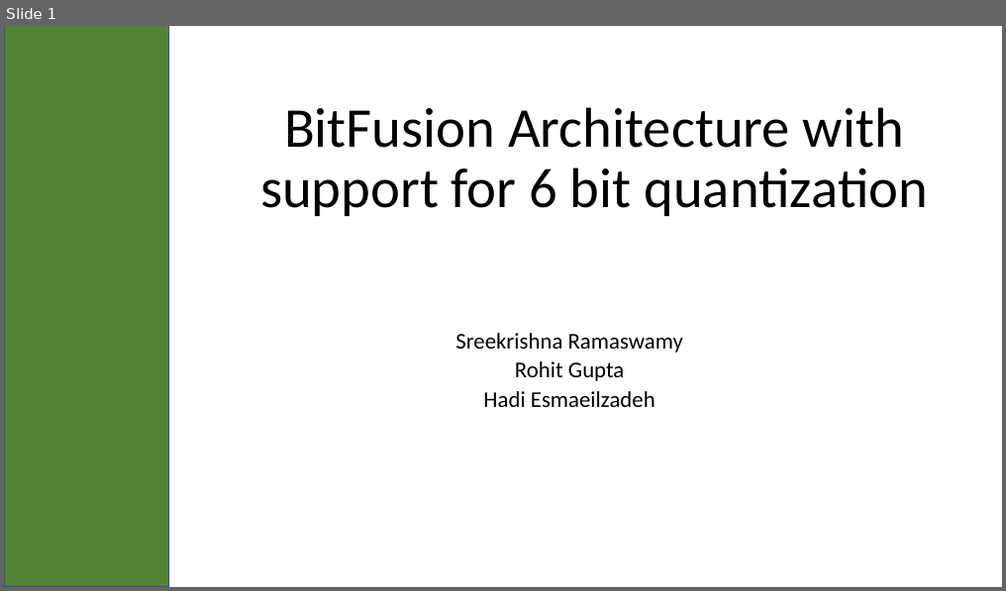
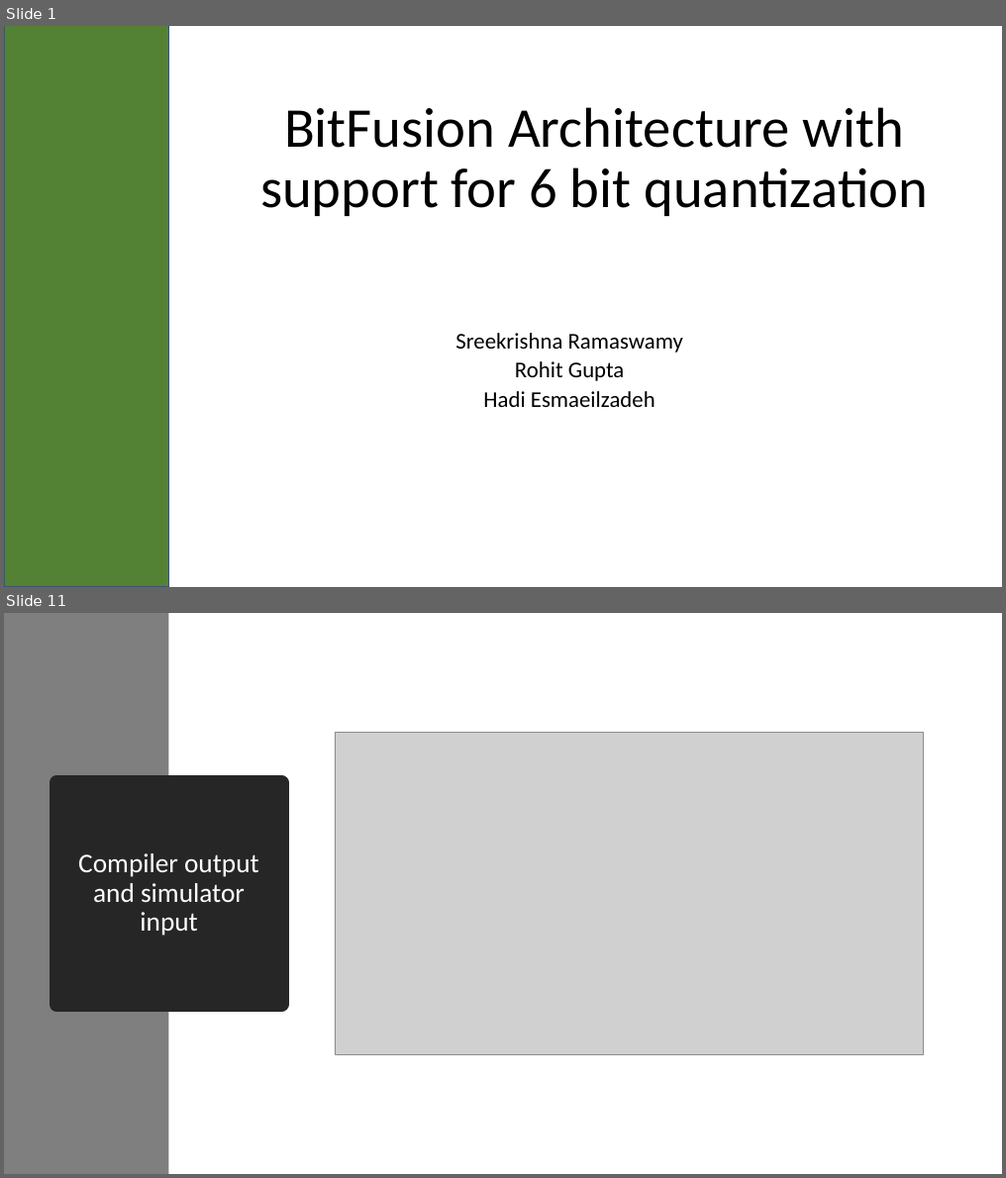
Before and after one commit to guptarohit994/bitfusionQuant6b, a slide deck: Presentation_Status.pptx. Shown one above the other, each under a label of ours: slide 1 before the commit, slides 1 and 11 after it; the slides between them are not shown. The pictures are 1006x591 and 1006x1178 pixels, drawn with LibreOffice and Linux fonts; fonts in the diff are those of the drawing; grey boxes stand for pictures. Boxes give left, top, right and bottom in pixels: in the first picture for what was removed or moved away, otherwise in the second. Text is boxed around its words. In the diff, an @@ line names an element or a change of style, - is before the commit and + after.

```diff
--- a/Presentation_Status.pptx
+++ b/Presentation_Status.pptx
@@ slide 11 added at [4, 613, 1002, 1174], background #FFFFFF @@
@@ rectangle added at [4, 613, 168, 1174], fill #7F7F7F @@
@@ picture added at [335, 733, 924, 1055] @@
@@ title added at [56, 783, 282, 1004], fill #262626, outline #262626 13.75 pt, 26 pt, text #FFFFFF @@
+Compiler output and simulator input
```
Also in this commit, not shown: 6 slides changed, 4 other slides added.
